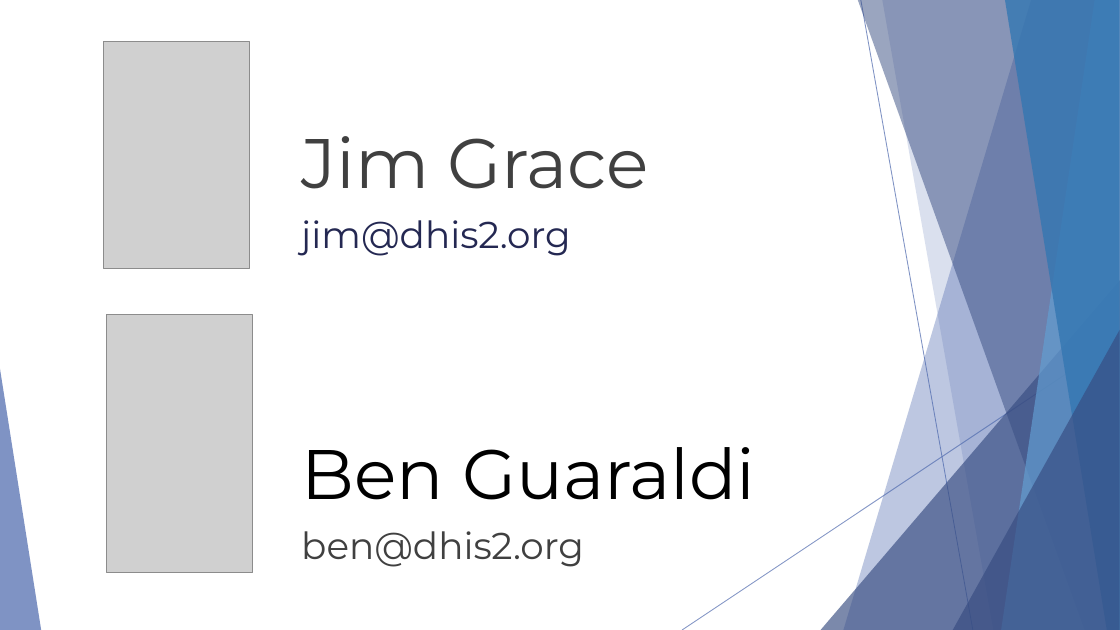
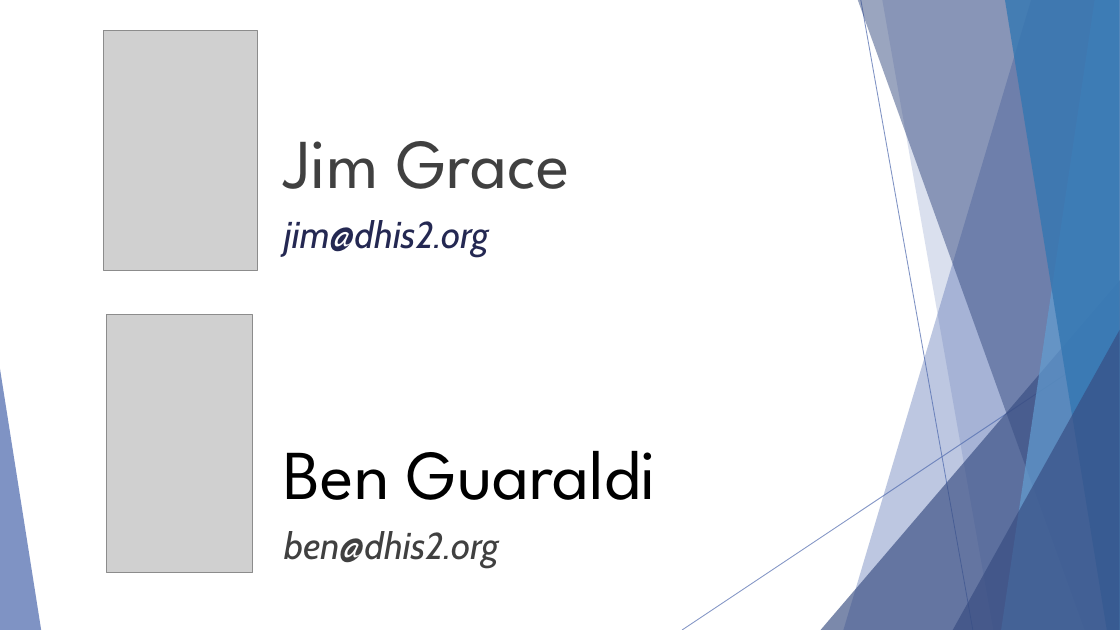
Before and after one commit to hispus/presentations, a slide deck: slide 32 of Complex_Data_Modelling/Complex_Data_Modelling.pptx. Drawn at 1120x630 pixels with LibreOffice and Linux fonts; fonts in the diff are those of the drawing; grey boxes stand for pictures; background and template pictures are left out. Boxes give left, top, right and bottom in pixels: in the first picture for what was removed or moved away, otherwise in the second. Text is boxed around its words. In the diff, an @@ line names an element or a change of style, - is before the commit and + after.

```diff
--- a/Complex_Data_Modelling/Complex_Data_Modelling.pptx
+++ b/Complex_Data_Modelling/Complex_Data_Modelling.pptx
@@ picture: place and size @@
-picture at bbox=[103, 41, 249, 268]
+picture at bbox=[103, 30, 257, 271]
@@ text "Jim Grace" at bbox=[284, 141, 570, 189]: font Montserrat to League Spartan @@
@@ text "jim@dhis2.org" at bbox=[284, 220, 489, 256]: font Montserrat to Cabin, italic on @@
@@ text "Ben Guaraldi" at bbox=[284, 451, 657, 500]: font Montserrat to League Spartan @@
@@ 4 texts: place and size @@
-4 texts at bbox=[301, 136, 756, 567]
+4 texts at bbox=[284, 141, 657, 567]
@@ text "ben@dhis2.org" at bbox=[284, 531, 499, 567]: font Montserrat to Cabin, italic on @@
```
Also in this commit, not shown: 31 other slides changed, 1 other file.
